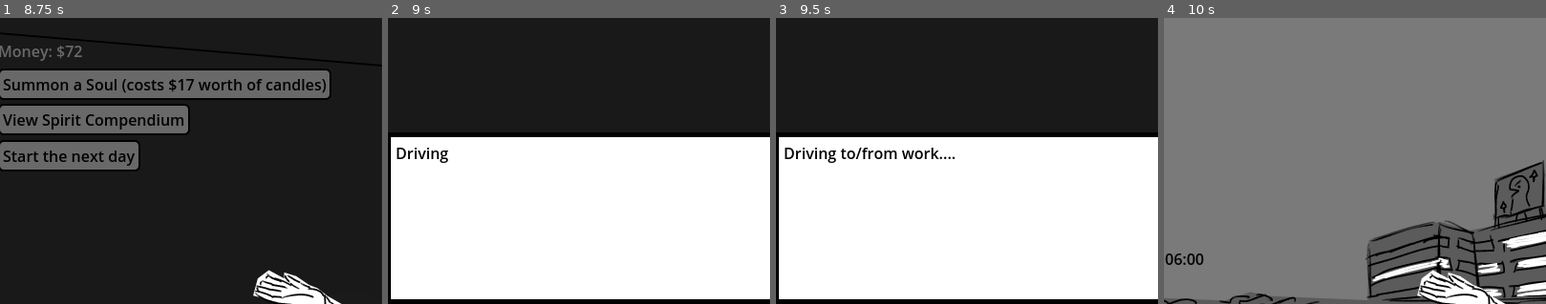
Above: before the commit, frames 1-4 (left to right).
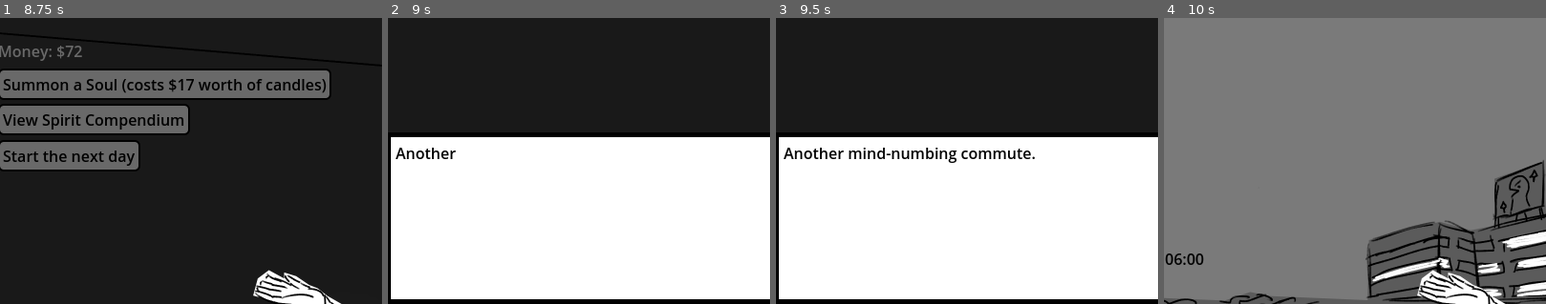
Above: after the commit, the same moments.

Repository: m4ym4y/ld55-soul-purpose
Game: Godot game, scene res://main.tscn
The game is run twice, just before and just after one commit, with the same random seed, the same clock (stepped at 60 frames per second) and the same inputs.
Inputs (mouse positions are % of the whole screen's width and height, from its top left):
- Up to frame 1 (8.75 s): click "Start Game" at 0.5 s; tap Enter at 1.25, 2.75, 4.25 s; move the mouse to (72, 45) at 1.27 s; click (72, 45) at 1.42 s; tap Space at 2, 3.5, 5 s; move the mouse to (30, 55) at 2.02 s; click (30, 55) at 2.17 s; move the mouse to (60, 28) at 2.77 s; click (60, 28) at 2.92 s; move the mouse to (45, 70) at 3.52 s; click (45, 70) at 3.67 s; move the mouse to (80, 65) at 4.27 s; click (80, 65) at 4.42 s; move the mouse to (20, 35) at 5.02 s; click (20, 35) at 5.17 s; move the mouse to (55, 50) at 5.77 s; click (55, 50) at 5.92 s; move the mouse to (35, 25) at 6.52 s; click (35, 25) at 6.67 s; click "Start the next day" at 7.25 s; click "Start the next day" at 8 s
- Up to frame 2 (9 s): click "Summon a Soul (costs $17 wort…" at 8.75 s
- Up to frame 3 (9.5 s): no input
- Up to frame 4 (10 s): move the mouse to (72, 45) at 9.52 s; click (72, 45) at 9.67 s
The pictures show only the part of the screen within x 3-53%, y 0-50%; the shares and areas given below are measured in that part.

Frame 1 is identical in both runs. In frame 2, 0.4% of the frame differs, in the area x 2-18%, y 45-51%; in frame 3, 1.4%, in the area x 2-68%, y 45-51%; in frame 4, nothing differs.

Commit message:
improve phone calls

Diff:
--- a/driving.gd
+++ b/driving.gd
@@ -4,7 +4,7 @@
 
 # Called when the node enters the scene tree for the first time.
 func _ready():
-	$TransitionBox.init("Driving to/from work....")
+	$TransitionBox.init("Another mind-numbing commute...")
 	pass # Replace with function body.
 
 func _on_transition_box_dismissed():
--- a/office.gd
+++ b/office.gd
@@ -2,18 +2,69 @@
 
 signal finished
 
-## TODO use formatted text so that terms relating to categories can be bolded
 var current_call
 var customer_delight_data = [
 	{
 		"text": "** Um, hi, my name is [b]Scringo beepus[/b]... I.. I was at one of your Super-Mart locations and, um, inside …(347 unchanged characters)…
 		"name": "scringo beepus",
 		"cats": ["rats", "non_rat"],
-	},
-	{
-		"text": "** Hey dingus! [b]Frederick Flingus[/b] calling! I was in my local Burrito Guzzler location and I was eating a Burrito supreme with an extra large Super Hyper Ultra Guzzle, and this man shambled in. He was really pale, and he kept screaming at me that there was a breach at [color=red]someplace called lab 8[/color]. And that the sample has left containment. Or something. He kept coughing up this sorta purple mucus. **Cough** Oh god. Oh jesus. **Cough** **Cough** Oh god oh --- ** beeeeep **",
+		"seen": 0,
+	},
+
+	{
+		"text": "** Hey dingus! [b]Frederick Flingus[/b] calling! I was in my local Burrito Guzzler location and I was eating a Burrito supreme with an extra large Super Hyper Ultra Guzzle, and this man shambled in. He was really pale, and he kept screaming at me that there was a breach at [color=red]someplace called lab 8[/color]. And that the sample has left containment. Or something. He kept coughing up this sorta purple mucus. [shake]**Cough**[/shake] Oh god. Oh jesus. [shake]**Cough** **Cough**[/shake] Oh god oh --- ** beeeeep **",
 		"name": "frederick flingus",
 		"cats": ["pathogen_x"],
+		"seen": 0,
+	},
+
+	{
+		"text": "** Hello, this is [b]Susan.[/b] I'm calling to report some unsanitary conditions at my local franchise of Behemoth Theaters. When I went to the counter to purchase my ticket, there was just a [b]cluster of rats[/b] inside of a trenchcoat instead of a cashier. And the rats [b]overcharged me[/b]! When I complained, [b]the leader rat spoke in my voice[/b], and he said [shake]'The fall of empires is great indeed, yet even the puny ant cares of it not.[/shake]'. Can I have a refund? **",
+		"name": "susan",
+		"cats": ["rats", "price", "animals_speaking"],
+		"seen": 0,
+	},
+
+	{
+		"text": "** Hi, this is Jeremy Bearimy. I just woke up and there's a horde of agitated people at my door [color=red]leaking purple mucus and moaning in pain[/color]. I tried to get out through my window, but there were several more people out there, afflicted by the same mysterious condition. I don't really know what to do. [b]I don't really understand the purpose of my life at all.[/b] So I ate a meat stick from my pantry and it had your number on the back. I just wanted you to know that it sucked and I hate you. **",
+		"name": "jeremy bearimy",
+		"cats": ["pathogen_x", "existential_panic"],
+		"seen": 0,
+	},
+
+	{
+		"text": "** Hello, my name is [b]George Bush[/b]. No, not the former president, ha, ha, ha. I just love bushes and other shrubs so I had my name legally changed to George Bush. I was in my back yard doing some lawn work, when a deer with glowing eyes gazed at me from the forest behind my house, we call it 'old bear woods.' It stood on its hind legs and beckoned me, so I followed. It pointed to a bag of chips on the ground, and [b]it spoke[/b]: [shake]'These chips are much too salty'[/shake]. It recited a phone number to me and told me to complain and tell you that you suck and I hope you die. **",
+		"name": "george bush",
+		"cats": ["animals_speaking"],
+		"seen": 0,
+	},
+
+	{
+		"text": "** Hi, this is [b]Scringo Beepus[/b]. I was on the Super-Mart website today and I noticed that you were selling chicken for 10 dollars. Now I don't know anything about chickens. Geese, really, are my specialty. Geese, Ducks, and other fowl. But not chickens! So anyways, the 10 dollar chickens on your website. I tried to buy it, but [b]my computer started to overheat[/b]. Eventually it melted into a slag heap right on my desk. And when I went outside, [b]three of my Geese were dead[/b]. I don't think it's a coincidence. And I think it's your fault! Your fault! Your fault! **",
+		"name": "scringo beepus",
+		"cats": ["tech", "murder_most_fowl"],
+		"seen": 0,
+	},
+
+	{
+		"text": "** Hello, my name is [b]George Bush[/b]. Yes, that's right, the former president. I need to speak to you because I accidentally hit a button on my special phone that they give to former presidents. This phone number is on the back. Anyways, there was a purple button with a great big X on it, and I sat on it by accident and pressed it. A voice came on the speaker and said that Omicron protocol was activated, and a voice told me that [color=red]operatives would be at lab 8 to breach containment[/color]. Anyways, I think [b]my special phone broke[/b]. Can you replace it? **",
+		"name": "george bush",
+		"cats": ["tech", "pathogen_x"],
+		"seen": 0,
+	},
+
+	{
+		"text": "** Hi, I want to lodge a complaint about the lead pipes manufactured by Empire Piping. See, I was at a dinner party with a bunch of friends and acquantences. There was an heiress, a count, a banker, a beauty queen, [b]a sentient rat[/b], and a retired poet. I really wanted to [b]get the heiress's jewels[/b] and frame the banker for it, so I lured her into the conservatory and [b]blugeoned her to death with the lead pipe[/b]. It made such a racket, though, that the other guests of the party were immediately onto me. Can I have a refund on the pipe? Oh um, my name is um, **Joe Fakename**. But send the refund to my friend Steven Walters. **",
+		"name": "joe fakename",
+		"cats": ["rats", "thievery", "murder_most_foul"],
+		"seen": 0,
+	},
+
+	{
+		"text": "** Hey buddy, I don't know you but I bet you're a real dingbat. And I would know, as a [b]regular bat who can speak like a man.[/b] Anyways I was hanging upside down in my cave the other night when this man in a lab coat stumbled in and collapsed. He seemed like he ran from this big laboratory down the road. Sometimes the technicians from there come and take us for experiments so I didn't want to help him. But he started babbling to us, the bats, saying he was so sorry for everything he did. And that we need to tell someone that [color=red]the antidote to the pathogen is pickle juice[/color]. Copious quantities of pickles juice. Also [b]I stole that researcher's cell phone[/b] so we're square I guess.**",
+		"name": "",
+		"cats": ["animals_speaking", "thievery", "pathogen_x"],
+		"seen": 0,
 	},
 ]
 
--- a/office.tscn
+++ b/office.tscn
@@ -102,7 +102,7 @@
 theme_override_colors/font_outline_color = Color(0, 0, 0, 0)
 text = "Rats"
 
-[node name="car_accident" type="CheckBox" parent="Control"]
+[node name="tech" type="CheckBox" parent="Control"]
 layout_mode = 0
 offset_left = 224.0
 offset_top = 192.0
@@ -116,7 +116,7 @@
 theme_override_colors/font_focus_color = Color(0, 0, 0, 1)
 theme_override_colors/font_disabled_color = Color(0, 0, 0, 1)
 theme_override_colors/font_outline_color = Color(0, 0, 0, 0)
-text = "Car accident"
+text = "Technology"
 
 [node name="animals_speaking" type="CheckBox" parent="Control"]
 layout_mode = 0
@@ -152,9 +152,9 @@
 
 [node name="murder_most_foul" type="CheckBox" parent="Control"]
 layout_mode = 0
-offset_left = 184.0
+offset_left = 160.0
 offset_top = 272.0
-offset_right = 360.0
+offset_right = 336.0
 offset_bottom = 305.0
 theme = ExtResource("4_ss5bm")
 theme_override_colors/font_color = Color(0, 0, 0, 1)
@@ -212,10 +212,10 @@
 theme_override_colors/font_outline_color = Color(0, 0, 0, 0)
 text = "Existential panic"
 
-[node name="product_complaint" type="CheckBox" parent="Control"]
+[node name="price" type="CheckBox" parent="Control"]
 layout_mode = 0
 offset_top = 272.0
-offset_right = 173.0
+offset_right = 151.0
 offset_bottom = 305.0
 theme = ExtResource("4_ss5bm")
 theme_override_colors/font_color = Color(0, 0, 0, 1)
@@ -225,7 +225,7 @@
 theme_override_colors/font_focus_color = Color(0, 0, 0, 1)
 theme_override_colors/font_disabled_color = Color(0, 0, 0, 1)
 theme_override_colors/font_outline_color = Color(0, 0, 0, 0)
-text = "Product complaint"
+text = "Price complaint"
 
 [node name="pathogen_x" type="CheckBox" parent="Control"]
 layout_mode = 0
Not shown, changed: export_presets.cfg
